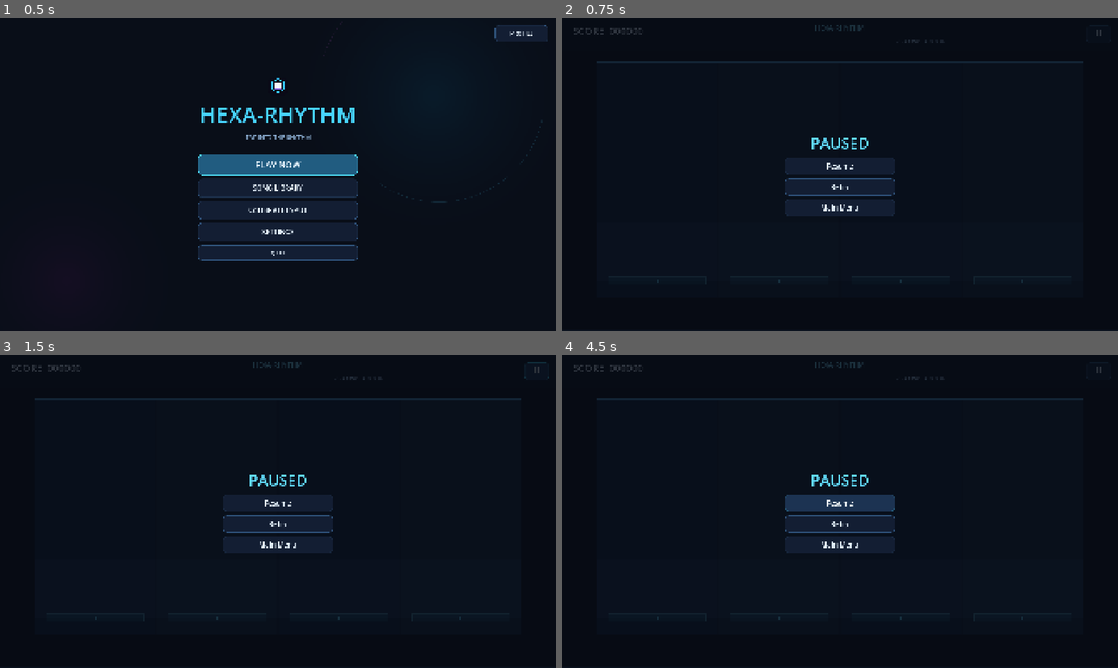
Above: before the commit, frames 1-4 (two rows, left to right).
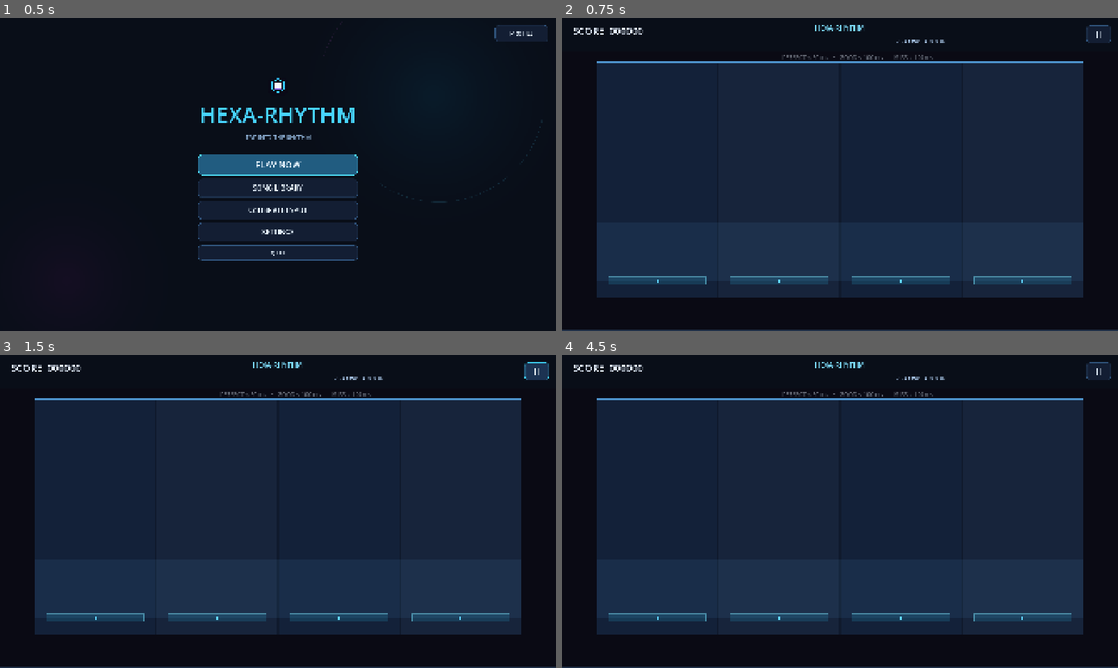
Above: after the commit, the same moments.

Repository: abhayshravan357-sudo/rhythm-rush
Game: Godot game, scene res://scenes/MainMenu.tscn
The game is run twice, just before and just after one commit, with the same random seed, the same clock (stepped at 60 frames per second) and the same inputs.
Inputs (mouse positions are in pixels of both pictures, inside the frame that each line leads up to):
- Up to frame 1 (0.5 s): no input
- Up to frame 2 (0.75 s): click "PLAY NOW" at 0.5 s
- Up to frame 3 (1.5 s): click "Ⅱ" (after the commit: "II") at 1.25 s
- Up to frame 4 (4.5 s): click (840, 524) at 2 s, where only the run before the commit has a clickable "Retry"; click (840, 524) at 2.75 s, where only the run before the commit has a clickable "Retry"; click (840, 524) at 3.5 s, where only the run before the commit has a clickable "Retry"; click (840, 502) at 4.25 s, where only the run before the commit has a clickable "Resume"

Frame 1 is identical in both runs. In frame 2, 64% of the frame differs, in the area x 0-100%, y 2-100%; in frame 3, 64%; in frame 4, 64%.
Error before the commit: Parse Error: Too many arguments for "round()" call. Expected at most 1 but received 2. (res://scripts/GameScene.gd:104)

Commit message:
fix(gameplay): fix pause/resume audio sync and Godot timing calls
Fix GameController.pause_song() to call AudioSync.pause_audio_pipeline()
and resume_song() to call AudioSync.start_audio_pipeline(), ensuring
AudioSync.is_paused stays in sync with GameStateManager state.
Fix GameScene.gd: replace round(val, 1) with round(val * 10) / 10.0
(Godot's round() takes one argument), change GameState enum comparison
to string comparison, and use add_theme_font_size_override() instead of
theme_override_font_sizes dict access.

Diff:
--- a/godot_project/scripts/GameScene.gd
+++ b/godot_project/scripts/GameScene.gd
@@ -33,7 +33,7 @@
 ## Judgment flash flash duration (seconds)
 const JUDGMENT_FLASH_DURATION: float = 0.12
 
-@onready var flash_overlay: ColorRect = $JudgmentFlash
+@onready var flash_overlay: ColorRect = $HUD/JudgmentFlash
 
 @onready var score_label: Label = $HUD/ScoreLabel
 @onready var combo_label: Label = $HUD/ComboLabel
@@ -101,7 +101,7 @@
 
 
 func _on_hit_evaluated(rating: String, combo: int, accuracy: float) -> void:
-	score_label.text = str(ScoreManager.get_final_score()) + "  (" + str(round(accuracy, 1)) + "%)"
+	score_label.text = str(ScoreManager.get_final_score()) + "  (" + str(round(accuracy * 10) / 10.0) + "%)"
 	combo_label.text = "Combo: " + str(combo) if combo > 0 else ""
 	_show_rating_feedback(rating)
 	_show_timing_feedback(rating)
@@ -128,8 +128,8 @@
 	rating_label.scale = Vector2.ONE
 
 	var tween := create_tween()
-	tween.tween_property(rating_label, "scale", Vector2(1.35, 1.35), 0.10).set_trans(Tween.TRANS_CUBIC).set_ease(Tween.TRANS_EASE_OUT)
-	tween.tween_property(rating_label, "scale", Vector2.ONE, 0.15).set_trans(Tween.TRANS_CUBIC).set_ease(Tween.TRANS_EASE_IN_OUT)
+	tween.tween_property(rating_label, "scale", Vector2(1.35, 1.35), 0.10).set_trans(Tween.TRANS_CUBIC).set_ease(Tween.EASE_OUT)
+	tween.tween_property(rating_label, "scale", Vector2.ONE, 0.15).set_trans(Tween.TRANS_CUBIC).set_ease(Tween.EASE_IN_OUT)
 	tween.tween_property(rating_label, "modulate:a", 0.0, 0.45).set_delay(0.05)
 	_rating_tween = tween
 
@@ -173,7 +173,7 @@
 	combo_label.scale = Vector2.ONE
 	var tween := create_tween()
 	tween.tween_property(combo_label, "scale", Vector2(1.25, 1.25), 0.10)
-	tween.tween_property(combo_label, "scale", Vector2.ONE, 0.15).set_trans(Tween.TRANS_CUBIC).set_ease(Tween.TRANS_EASE_OUT)
+	tween.tween_property(combo_label, "scale", Vector2.ONE, 0.15).set_trans(Tween.TRANS_CUBIC).set_ease(Tween.EASE_OUT)
 	_combo_tween = tween
 
 	if combo in COMBO_MILESTONES:
@@ -183,7 +183,7 @@
 func _show_combo_burst(combo: int) -> void:
 	var burst: Label = Label.new()
 	burst.text = "COMBO x" + str(combo) + "!"
-	burst.theme_override_font_sizes["font_size"] = 48
+	burst.add_theme_font_size_override("font_size", 48)
 	burst.horizontal_alignment = 1
 	burst.modulate = Color(1.0, 0.85, 0.0, 1.0)
 	burst.scale = Vector2.ONE
@@ -208,7 +208,7 @@
 
 	var float_label: Label = Label.new()
 	float_label.text = "+" + str(points)
-	float_label.theme_override_font_sizes["font_size"] = 32
+	float_label.add_theme_font_size_override("font_size", 32)
 	float_label.horizontal_alignment = 1
 	float_label.modulate = _rating_color(rating)
 	float_label.scale = Vector2.ONE
@@ -233,8 +233,8 @@
 
 
 func _on_game_state_changed(from_state: String, to_state: String) -> void:
-	var entering_paused: bool = to_state == GameStateManager.GameState.PAUSED
-	var leaving_paused: bool = from_state == GameStateManager.GameState.PAUSED
+	var entering_paused: bool = to_state == "PAUSED"
+	var leaving_paused: bool = from_state == "PAUSED"
 
 	if entering_paused:
 		_apply_pause_ui(true)
@@ -262,7 +262,7 @@
 	rating_label.text = "Song Complete — Grade: " + grade
 	rating_label.modulate = Color(1.0, 1.0, 1.0, 1.0)
 	rating_label.scale = Vector2.ONE
-	combo_label.text = "Final Score: " + str(final_score) + " | Max Combo: " + str(max_combo) + " | Accuracy: " + str(round(accuracy * 100, 1)) + "%"
+	combo_label.text = "Final Score: " + str(final_score) + " | Max Combo: " + str(max_combo) + " | Accuracy: " + str(round(accuracy * 100 * 10) / 10.0) + "%"
 	score_label.text = str(final_score)
 	timing_label.text = "PERFECT ≤ 50 ms   ·   GOOD ≤ 100 ms   ·   MISS > 100 ms"
 	timing_label.modulate = Color(1.0, 1.0, 1.0, 0.4)
--- a/godot_project/scripts/core/GameController.gd
+++ b/godot_project/scripts/core/GameController.gd
@@ -47,6 +47,7 @@
 		return
 	is_game_active = false
 	GameStateManager.transition_to(GameStateManager.GameState.PAUSED)
+	AudioSync.pause_audio_pipeline()
 	emit_signal("song_paused", current_song_id)
 
 
@@ -55,6 +56,7 @@
 		return
 	is_game_active = true
 	GameStateManager.transition_to(GameStateManager.GameState.PLAYING)
+	AudioSync.start_audio_pipeline()
 	emit_signal("song_resumed", current_song_id)
 
 
